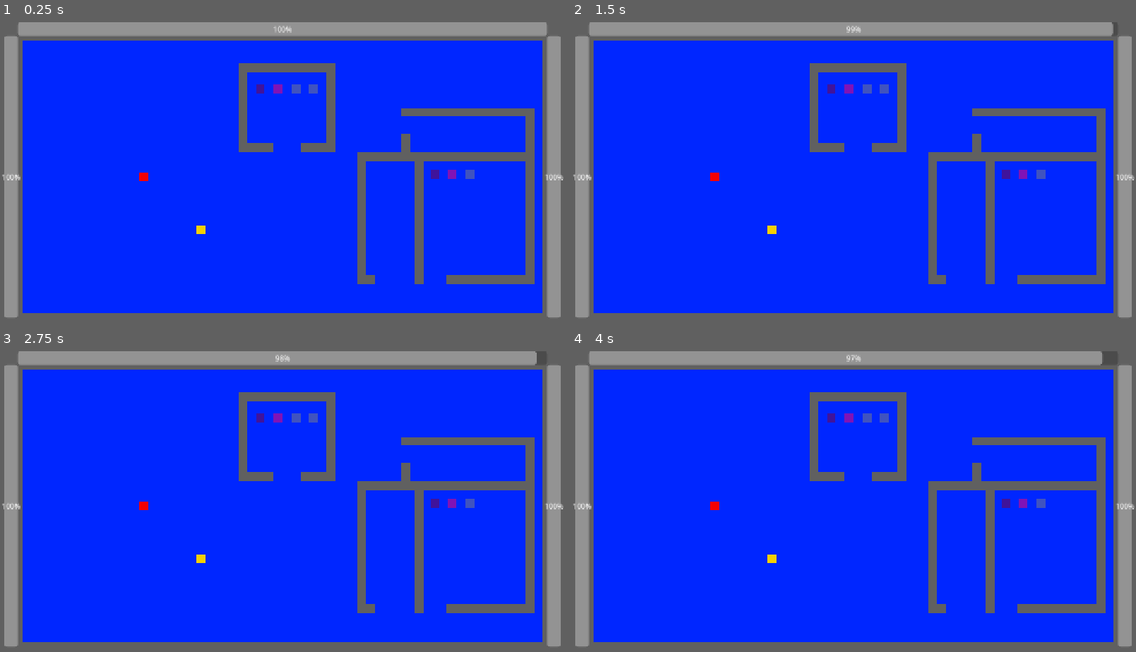
Above: before the commit, frames 1-4 (two rows, left to right).
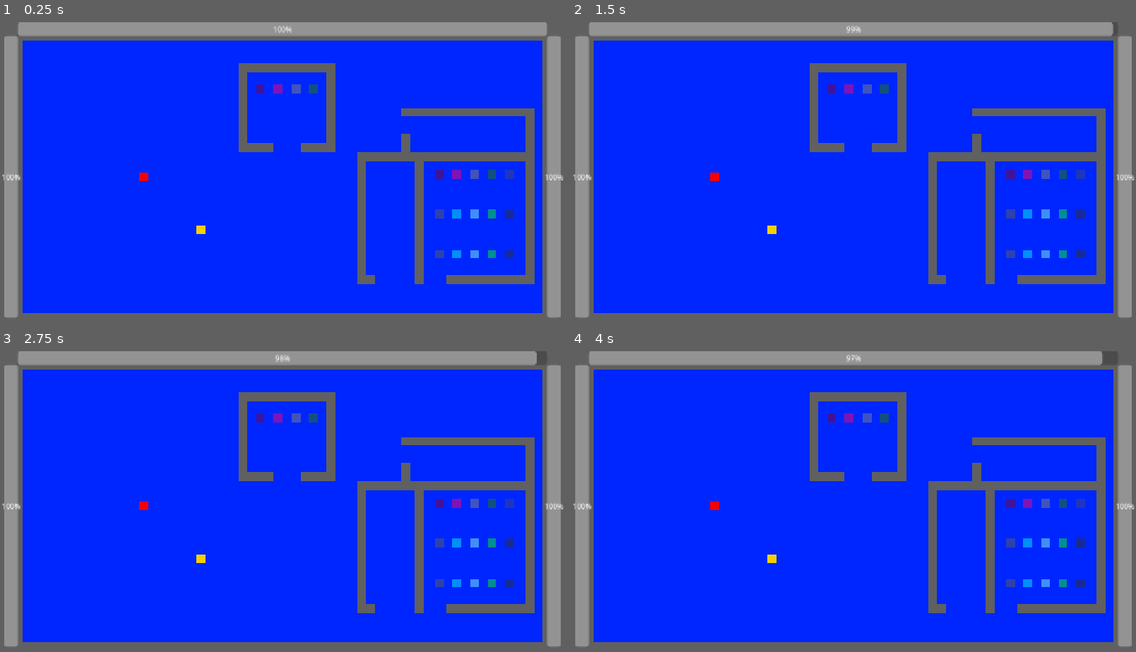
Above: after the commit, the same moments.

Repository: aduImperfect/GameHoarder
Game: Godot game, scene res://Scenes/main.tscn
Two runs of this game, one before a commit and one after it. Both use one fixed random seed, a clock stepped at 60 frames per second and the inputs below.
Inputs:
- Up to frame 1 (0.25 s): no input
- Up to frame 2 (1.5 s): tap Enter at 0.5 s; tap Space at 1.25 s
- Up to frame 3 (2.75 s): tap Enter at 2 s
- Up to frame 4 (4 s): tap Space at 2.75 s; tap Enter at 3.5 s

The runs differ from the first frame. In frame 1, 0.7% of the frame differs, in the area x 54-91%, y 21-79%; in frame 2, 0.7%; in frame 3, 0.7%; in frame 4, 0.7%.

Commit message:
small updates to level

Diff:
--- a/game-hoarder/Levels/level1.tscn
+++ b/game-hoarder/Levels/level1.tscn
@@ -6,6 +6,13 @@
 [ext_resource type="Texture2D" uid="uid://blfips6b0esay" path="res://Textures/Game2.png" id="4_m6f6w"]
 [ext_resource type="Texture2D" uid="uid://dpndmb4lwf5j7" path="res://Textures/Game3.png" id="5_m6f6w"]
 [ext_resource type="PackedScene" uid="uid://di36ls0dw1anm" path="res://Scenes/player_1.tscn" id="6_302sc"]
+[ext_resource type="Texture2D" uid="uid://reb3caix08wm" path="res://Textures/Game4.png" id="7_aunfx"]
+[ext_resource type="Texture2D" uid="uid://cy0wvseudi30f" path="res://Textures/Game5.png" id="8_j32wv"]
+[ext_resource type="Texture2D" uid="uid://bkbg6ioy107v1" path="res://Textures/Game6.png" id="9_1jijn"]
+[ext_resource type="Texture2D" uid="uid://gsu11yscxngk" path="res://Textures/Game7.png" id="10_20gr8"]
+[ext_resource type="Texture2D" uid="uid://4qmj15queh7y" path="res://Textures/Game8.png" id="11_ts5l0"]
+[ext_resource type="Texture2D" uid="uid://bubd456m3cwhq" path="res://Textures/Game9.png" id="12_u2cfn"]
+[ext_resource type="Texture2D" uid="uid://dx0fbvtisanvl" path="res://Textures/Game10.png" id="13_lr1ra"]
 
 [node name="Level1" type="Node2D" unique_id=375870338]
 
@@ -88,7 +95,7 @@
 
 [node name="Room1Game4" parent="Room1" unique_id=1192033976 instance=ExtResource("3_njhy2")]
 position = Vector2(60, -40)
-tex = ExtResource("5_m6f6w")
+tex = ExtResource("7_aunfx")
 is_collected = null
 is_displayed = null
 game_value = 4357.0
@@ -133,33 +140,150 @@
 scale = Vector2(1, 3)
 
 [node name="Room2Game1" parent="Room2" unique_id=1848901543 instance=ExtResource("3_njhy2")]
-position = Vector2(-15, -45)
-is_collected = null
-is_displayed = null
-game_value = 125.0
-game_type = null
-game_weight = 1
-game_size = null
+position = Vector2(-5, -45)
+is_collected = null
+is_displayed = null
+game_value = 345.0
 owned_by = null
 
 [node name="Room2Game2" parent="Room2" unique_id=1526721796 instance=ExtResource("3_njhy2")]
-position = Vector2(25, -45)
+position = Vector2(35, -45)
 tex = ExtResource("4_m6f6w")
 is_collected = null
 is_displayed = null
-game_value = 377.75
+game_value = 1034.75
+game_type = 3
+game_weight = 2
+game_size = 3
+owned_by = null
+
+[node name="Room2Game3" parent="Room2" unique_id=616287744 instance=ExtResource("3_njhy2")]
+position = Vector2(75, -45)
+tex = ExtResource("5_m6f6w")
+is_collected = null
+is_displayed = null
+game_value = 2345.0
+game_type = 2
+game_weight = 3
+game_size = 1
+owned_by = null
+
+[node name="Room2Game4" parent="Room2" unique_id=1768810897 instance=ExtResource("3_njhy2")]
+position = Vector2(115, -45)
+tex = ExtResource("7_aunfx")
+is_collected = null
+is_displayed = null
+game_value = 5432.0
 game_type = 2
 game_weight = 5
-game_size = null
-owned_by = null
-
-[node name="Room2Game3" parent="Room2" unique_id=616287744 instance=ExtResource("3_njhy2")]
-position = Vector2(65, -45)
-tex = ExtResource("5_m6f6w")
-is_collected = null
-is_displayed = null
-game_value = 1040.99
-game_type = 1
-game_weight = 4
-game_size = null
-owned_by = null
+game_size = 3
+owned_by = null
+
+[node name="Room2Game5" parent="Room2" unique_id=1481506271 instance=ExtResource("3_njhy2")]
+position = Vector2(155, -45)
+tex = ExtResource("8_j32wv")
+is_collected = null
+is_displayed = null
+game_value = 654.32
+game_type = 3
+owned_by = null
+
+[node name="Room2Game6" parent="Room2" unique_id=322618107 instance=ExtResource("3_njhy2")]
+position = Vector2(-5, 45)
+tex = ExtResource("9_1jijn")
+is_collected = null
+is_displayed = null
+game_value = 345.0
+owned_by = null
+
+[node name="Room2Game7" parent="Room2" unique_id=2137163638 instance=ExtResource("3_njhy2")]
+position = Vector2(35, 45)
+tex = ExtResource("10_20gr8")
+is_collected = null
+is_displayed = null
+game_value = 1034.75
+game_type = 3
+game_weight = 2
+game_size = 3
+owned_by = null
+
+[node name="Room2Game8" parent="Room2" unique_id=480442941 instance=ExtResource("3_njhy2")]
+position = Vector2(75, 45)
+tex = ExtResource("11_ts5l0")
+is_collected = null
+is_displayed = null
+game_value = 2345.0
+game_type = 2
+game_weight = 3
+game_size = 1
+owned_by = null
+
+[node name="Room2Game9" parent="Room2" unique_id=602929942 instance=ExtResource("3_njhy2")]
+position = Vector2(115, 45)
+tex = ExtResource("12_u2cfn")
+is_collected = null
+is_displayed = null
+game_value = 5432.0
+game_type = 2
+game_weight = 5
+game_size = 3
+owned_by = null
+
+[node name="Room2Game10" parent="Room2" unique_id=2022773632 instance=ExtResource("3_njhy2")]
+position = Vector2(155, 45)
+tex = ExtResource("13_lr1ra")
+is_collected = null
+is_displayed = null
+game_value = 654.32
+game_type = 3
+owned_by = null
+
+[node name="Room2Game11" parent="Room2" unique_id=1420310369 instance=ExtResource("3_njhy2")]
+position = Vector2(-5, 135)
+tex = ExtResource("9_1jijn")
+is_collected = null
+is_displayed = null
+game_value = 345.0
+owned_by = null
+
+[node name="Room2Game12" parent="Room2" unique_id=98675915 instance=ExtResource("3_njhy2")]
+position = Vector2(35, 135)
+tex = ExtResource("10_20gr8")
+is_collected = null
+is_displayed = null
+game_value = 1034.75
+game_type = 3
+game_weight = 2
+game_size = 3
+owned_by = null
+
+[node name="Room2Game13" parent="Room2" unique_id=424929000 instance=ExtResource("3_njhy2")]
+position = Vector2(75, 135)
+tex = ExtResource("11_ts5l0")
+is_collected = null
+is_displayed = null
+game_value = 2345.0
+game_type = 2
+game_weight = 3
+game_size = 1
+owned_by = null
+
+[node name="Room2Game14" parent="Room2" unique_id=567226881 instance=ExtResource("3_njhy2")]
+position = Vector2(115, 135)
+tex = ExtResource("12_u2cfn")
+is_collected = null
+is_displayed = null
+game_value = 5432.0
+game_type = 2
+game_weight = 5
+game_size = 3
+owned_by = null
+
+[node name="Room2Game15" parent="Room2" unique_id=2057183871 instance=ExtResource("3_njhy2")]
+position = Vector2(155, 135)
+tex = ExtResource("13_lr1ra")
+is_collected = null
+is_displayed = null
+game_value = 654.32
+game_type = 3
+owned_by = null
--- a/game-hoarder/Scripts/currency_bar_0.gd
+++ b/game-hoarder/Scripts/currency_bar_0.gd
@@ -3,6 +3,7 @@
 class_name CurrencyMeter_0
 
 static var tempValAccumulate_0 : float = 0.0
+static var tempValAccumulateStatic_0 : float = 0.0
 
 # Called when the node enters the scene tree for the first time.
 func _ready() -> void:
@@ -13,4 +14,5 @@
 	for k in PlayerCharacter_0.collectedgames_0.size():
 		tempValAccumulate_0 += PlayerCharacter_0.collectedgames_0[k].game_value
 	value = max_value - tempValAccumulate_0
+	tempValAccumulateStatic_0 = value
 	tempValAccumulate_0 = 0.0
--- a/game-hoarder/Scripts/currency_bar_1.gd
+++ b/game-hoarder/Scripts/currency_bar_1.gd
@@ -3,6 +3,7 @@
 class_name CurrencyMeter_1
 
 static var tempValAccumulate_1 : float = 0.0
+static var tempValAccumulateStatic_1 : float = 0.0
 
 # Called when the node enters the scene tree for the first time.
 func _ready() -> void:
@@ -13,4 +14,5 @@
 	for k in PlayerCharacter_1.collectedgames_1.size():
 		tempValAccumulate_1 += PlayerCharacter_1.collectedgames_1[k].game_value
 	value = max_value - tempValAccumulate_1
+	tempValAccumulateStatic_1 = value
 	tempValAccumulate_1 = 0.0
--- a/game-hoarder/Scripts/game_selection.gd
+++ b/game-hoarder/Scripts/game_selection.gd
@@ -17,18 +17,19 @@
 	if playerInRegion:
 		gameTex.modulate = currColour
 		if PlayerCharacter_0.try_collecting_0:
-			set_deferred("monitoring", false)
-			owner.is_collected = true
-			owner.owned_by = 0
-			PlayerCharacter_0.collectedgames_0.append(owner)
-			PlayerCharacter_0.try_collecting_0 = false
+			if CurrencyMeter_0.tempValAccumulateStatic_0 > 0:
+				set_deferred("monitoring", false)
+				owner.is_collected = true
+				owner.owned_by = 0
+				PlayerCharacter_0.collectedgames_0.append(owner)
+				PlayerCharacter_0.try_collecting_0 = false
 		if PlayerCharacter_1.try_collecting_1:
-			set_deferred("monitoring", false)
-			owner.is_collected = true
-			owner.owned_by = 1
-			PlayerCharacter_1.collectedgames_1.append(owner)
-			PlayerCharacter_1.try_collecting_1 = false
-
+			if CurrencyMeter_1.tempValAccumulateStatic_1 > 0:
+				set_deferred("monitoring", false)
+				owner.is_collected = true
+				owner.owned_by = 1
+				PlayerCharacter_1.collectedgames_1.append(owner)
+				PlayerCharacter_1.try_collecting_1 = false
 	else:
 		gameTex.modulate = origColour
 
